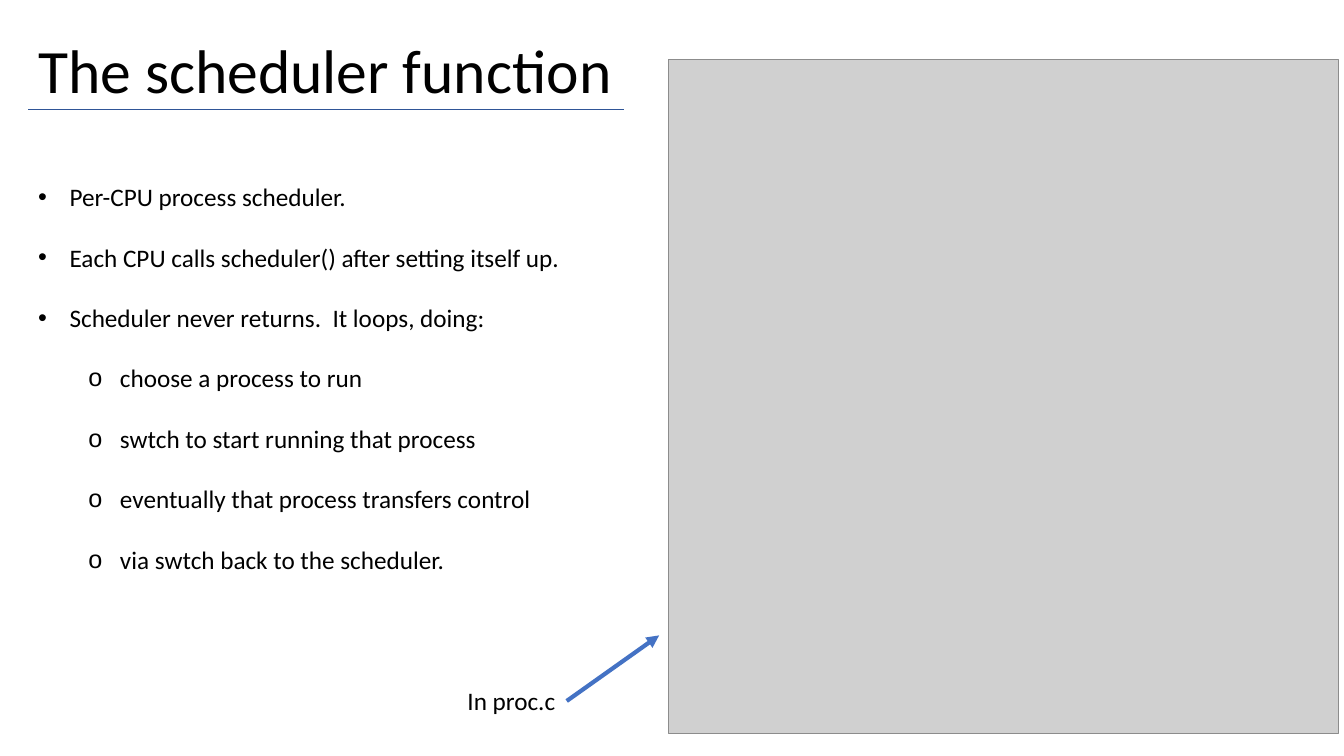
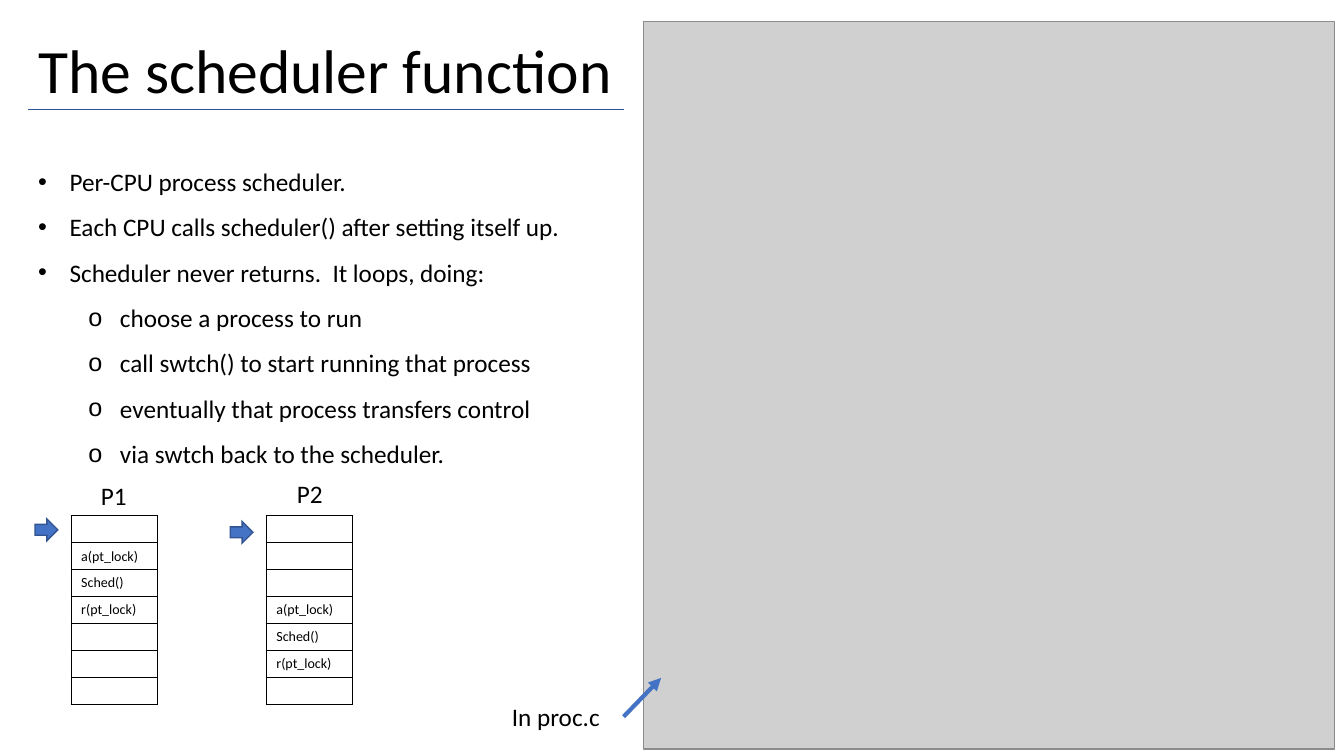
Before and after one commit to maher460/Pitt_CS1550_recitation_materials, a slide deck: slide 12 of week7/CS1550_week_7_lab3.pptx. Drawn at 1344x756 pixels with LibreOffice and Linux fonts; fonts in the diff are those of the drawing; grey boxes stand for pictures. Boxes give left, top, right and bottom in pixels: in the first picture for what was removed or moved away, otherwise in the second. Text is boxed around its words. In the diff, an @@ line names an element or a change of style, - is before the commit and + after.

```diff
--- a/week7/CS1550_week_7_lab3.pptx
+++ b/week7/CS1550_week_7_lab3.pptx
@@ picture: place and size @@
-picture at [668,59,1339,733]
+picture at [643,22,1334,750]
@@ text at [70,173,559,464]: line spacing 2 to 1.5 @@
@@ text at [120,353,531,377]: text changed @@
-  o swtch to start running that process
+  o call swtch() to start running that process
@@ text added at [101,488,127,505], 18 pt, text #000000 @@
+P1
@@ text added at [297,486,323,503], 18 pt, text #000000 @@
+P2
@@ right arrow added at [35,519,58,541], fill #4472C4, outline #325491 1 pt @@
@@ table added at [72,516,157,705], 7 rows, 1 columns @@
+
+a(pt_lock)
+Sched()
+r(pt_lock)
+
+
+
@@ right arrow added at [230,521,253,543], fill #4472C4, outline #325491 1 pt @@
@@ table added at [266,516,352,705], 7 rows, 1 columns @@
+
+
+
+a(pt_lock)
+Sched()
+r(pt_lock)
+
@@ arrow moved from (567, 701) - (659, 635) to (624, 717) - (661, 679) @@
@@ text "In proc.c": place and size @@
-text "In proc.c" at [467,693,555,714]
+text "In proc.c" at [512,709,599,730]
```
Also in this commit, not shown: 2 other slides changed, 15 slides added, 1 other file.
